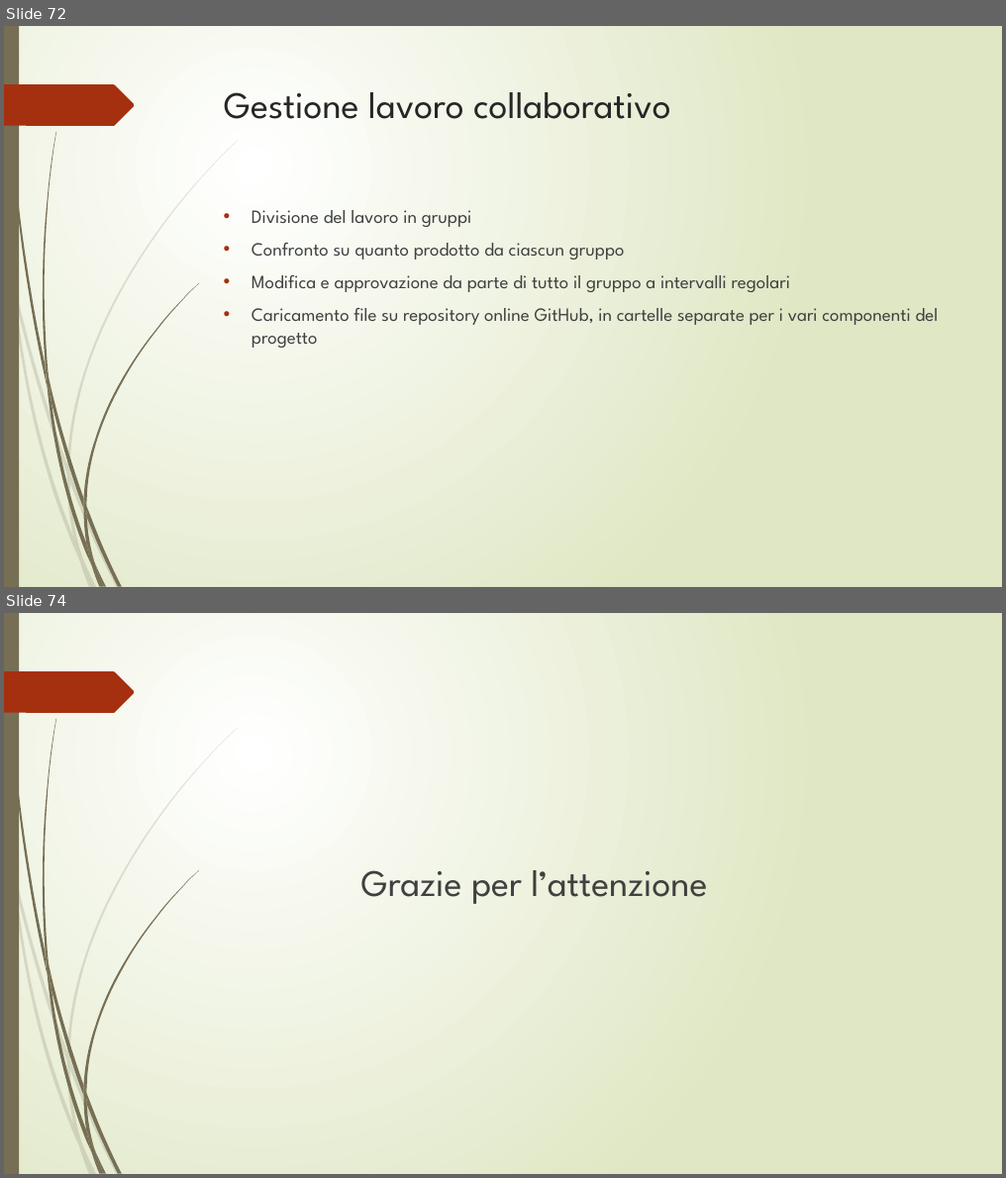
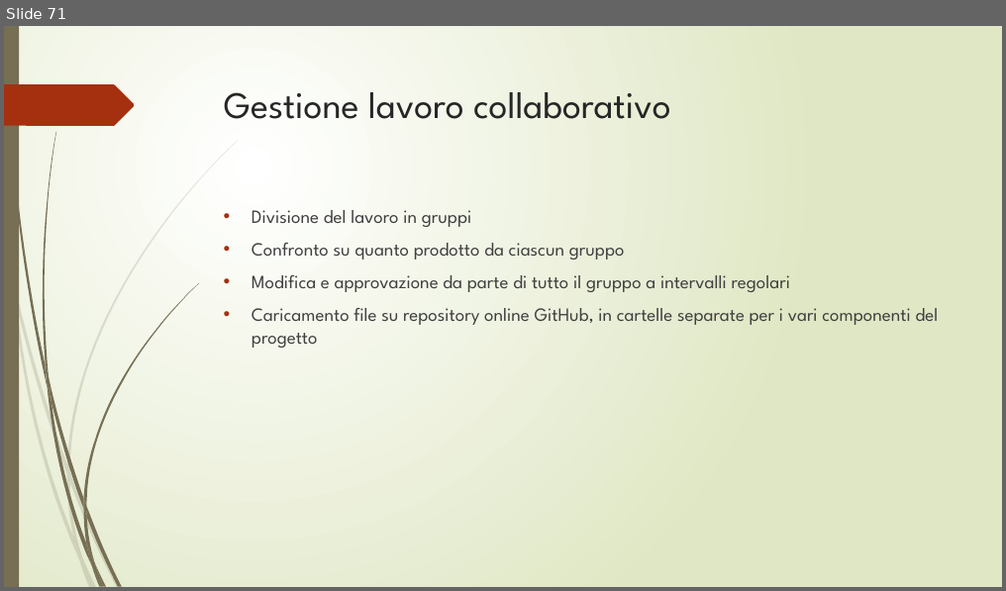
Before and after one commit to lpleo/Ingegneria_Software_2014, a slide deck: Slide/slide_FINALI.pptx. Shown one above the other, each under a label of ours: slides 72 and 74 before the commit, slide 71 after it; the slides between them are not shown. The pictures are 1006x1178 and 1006x591 pixels, drawn with LibreOffice and Linux fonts; fonts in the diff are those of the drawing. Boxes give left, top, right and bottom in pixels: in the first picture for what was removed or moved away, otherwise in the second. Text is boxed around its words. In the diff, an @@ line names an element or a change of style, - is before the commit and + after.

```diff
--- a/Slide/slide_FINALI.pptx
+++ b/Slide/slide_FINALI.pptx
@@ slide 74 removed at bbox=[4, 613, 1002, 1174], background gradient #FFFFFF to #DFE8C4; not listed: 24 template elements that a slide beside it also shows @@
@@ text removed at bbox=[361, 870, 707, 904] @@
-Grazie per l’attenzione
@@ what was slide 72 is now slide 71 @@
```
Also in this commit, not shown: 5 slides changed, 2 other slides removed, 7 other files.
